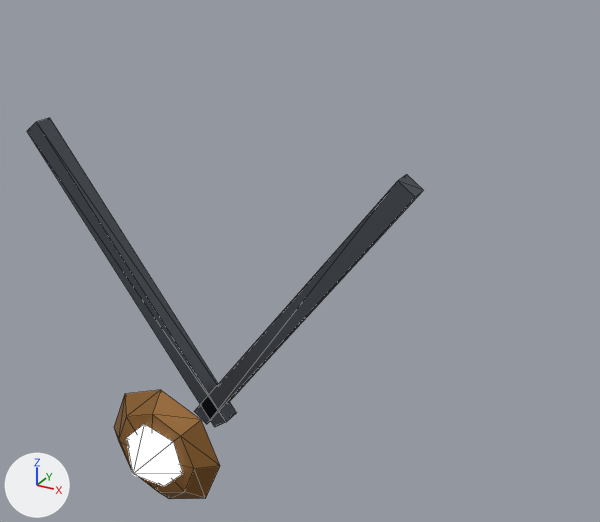
An edit to the glTF model public/assets/models/armor_amulet_common_human.glb, drawn before and after from the same camera.
Before and after are seen from a 50 mm lens placed at (20.4, -46.9, 121.8), pointed at (-0.8, -8.2, 102.5). Every picture has the same lights, and +X, +Y and +Z are marked at lower left. The picture after the commit comes second. Mesh edges are drawn as thin lines. Vertices at exactly the same position are counted once.

In view in the first picture: 'armor_amulet_common_human__spine_03'.
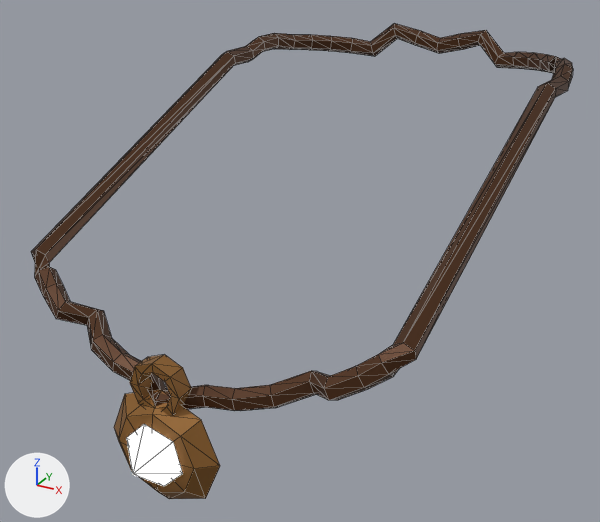
Changed parts and their boxes (x1, y1, x2, y2) in the pictures (600 x 522 px):
'armor_amulet_common_human__spine_03', reshaped (36% wider, 25% taller): before (27, 118, 424, 499); after (31, 23, 573, 499)
part 1 of me_armor_amulet_common_human__spine_03_001, added (brown): after (130, 354, 191, 416)
part 2 of me_armor_amulet_common_human__spine_03_001, reshaped: before (27, 118, 424, 427); after (31, 23, 573, 420)

The change, as a diff of the scene's bpy script:
```diff
--- a/public/assets/models/armor_amulet_common_human.glb.py
+++ b/public/assets/models/armor_amulet_common_human.glb.py
@@ me_armor_amulet_common_human__spine_03_001 @@
 # used by ob_armor_amulet_common_human__spine_03; location = (0.0, 0.0, 0.0)
-me_armor_amulet_common_human__spine_03_001.from_pydata(...)  # 42 vertices, 68 faces; spans x -10.0..10.0, y -24.7..-18.0, z 95.9..112.0
+me_armor_amulet_common_human__spine_03_001.from_pydata(...)  # 298 vertices, 588 faces; spans x -11.0..11.0, y -24.7..11.4, z 95.9..113.4
+# me_armor_amulet_common_human__spine_03_001 part 1: a new loose piece of 32 vertices spanning x -1.4..1.4, y -22.9..-22.0, z 100.8..103.5, in mat_armor_body
+# me_armor_amulet_common_human__spine_03_001 part 2
+# 16 vertices are removed from x -10.0..10.0, y -18.9..-18.0, z 97.9..112.0
+# 29 faces are deleted
+# 168 vertices are added at x -11.0..11.0, y -22.9..11.4, z 100.9..113.4
+# 11 new vertices lie (0.0, 0.5, -0.3) away from vertices in x -9.0..9.0, y -22.9..10.9, z 101.1..112.7
+# 9 new vertices lie (0.0, 0.4, -0.3) away from vertices in x -9.7..9.7, y -22.4..10.5, z 101.5..113.4
+# 8 new vertices lie (0.0, 0.2, -0.5) away from vertices in x -10.8..10.8, y -19.2..-0.7, z 105.2..112.3
+# 6 new vertices lie (0.2, 0.0, 0.5) away from vertices in x -7.6..4.5, y -21.2..10.3, z 102.0..112.2
+# 7 new vertices lie (0.2, 0.0, -0.5) away from vertices in x -5.0..7.4, y -21.2..10.4, z 102.5..112.7
+# 6 new vertices lie (0.1, 0.0, 0.6) away from vertices in x -9.0..-3.4, y -21.7..8.8, z 101.5..111.9
+# 6 new vertices lie (0.1, 0.0, 0.5) away from vertices in x -9.8..3.1, y -20.9..10.0, z 101.2..112.7
+# 7 new vertices lie (0.1, 0.0, -0.5) away from vertices in x -3.4..9.7, y -20.9..10.9, z 101.7..113.1
+# 5 new vertices lie (0.1, 0.0, -0.6) away from vertices in x 4.5..8.9, y -20.4..8.8, z 102.4..112.5
+# 7 new vertices lie (0.0, 0.0, 0.5) away from vertices in x -10.4..11.0, y -22.9..10.4, z 101.1..112.2
+# 485 new faces join them, mat_armor_body
 me_armor_amulet_common_human__spine_03_001.materials.append(mat_armor_body)
```
